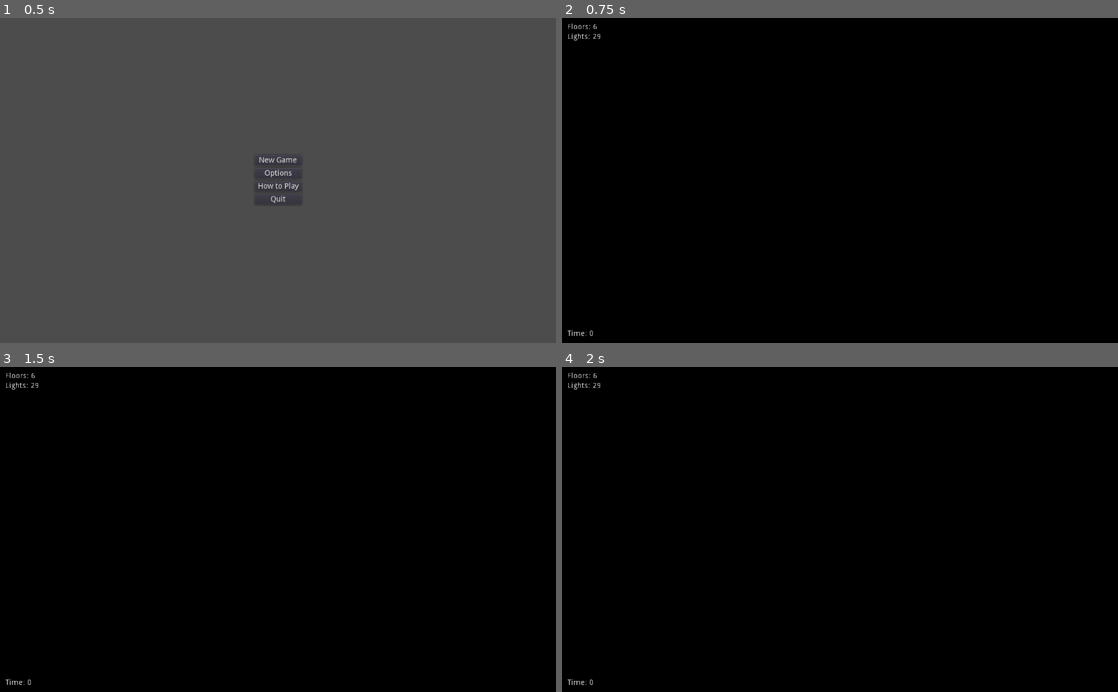
Above: before the commit, frames 1-4 (two rows, left to right).
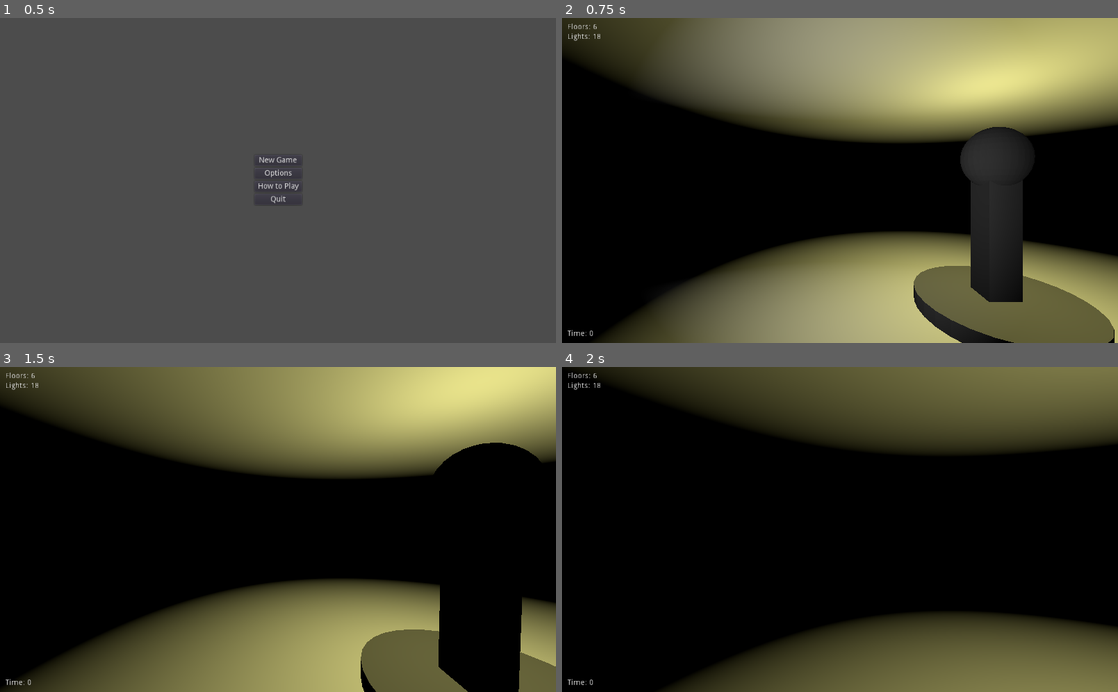
Above: after the commit, the same moments.

Repository: Arc676/Photonic-Salvation
Game: Godot game, scene res://Scenes/Main Menu.tscn
Same seed, same stepped clock (60 frames per second), same inputs: the game is played once before the commit and once after it.
Inputs (mouse positions are in pixels of both pictures, inside the frame that each line leads up to):
- Up to frame 1 (0.5 s): no input
- Up to frame 2 (0.75 s): click "New Game" at 0.5 s
- Up to frame 3 (1.5 s): tap Enter at 1.25 s; move the mouse to (305, 529) at 1.27 s; hold Up (ui_up) from 1.28 s (still down); tap Space (flashlight) at 1.35 s
- Up to frame 4 (2 s): keep holding Up (ui_up)

Frame 1 is identical in both runs. In frame 2, 59% of the frame differs, in the area x 0-100%, y 0-100%; in frame 3, 49%; in frame 4, 34%.

Commit message:
Add random lights and make player faster

Diff:
--- a/Scripts/World.gd
+++ b/Scripts/World.gd
@@ -21,15 +21,29 @@
 	floorCount = rng.randi_range(1, 6)
 	bedFloor = rng.randi_range(1, floorCount)
 
+	rng.randomize()
+
 	lightCounts.clear()
 	totalLights = 0
 
+	var size = Vector3(Settings.maxWidth, 1, Settings.maxLength)
+
 	for i in range(floorCount):
+		var floorHeight = i * FLOOR_HEIGHT
 		var newFloor = floorObj.instance()
-		newFloor.translate(Vector3(0, i * FLOOR_HEIGHT, 0))
+		newFloor.translate(Vector3(0, floorHeight, 0))
+		newFloor.scale = size
 		add_child(newFloor)
 		var lights = rng.randi_range(1, 6)
 		lightCounts.append(lights)
 		totalLights += lights
+		for _j in range(lights):
+			var newLight = lightObj.instance()
+			newLight.translate(Vector3(
+				rng.randi_range(-size.x / 2, size.x / 2),
+				floorHeight,
+				rng.randi_range(-size.z / 2, size.z / 2)
+			))
+			add_child(newLight)
 	floorLbl.text = "Floors: %d" % floorCount
 	lightsLbl.text = "Lights: %d" % totalLights
--- a/Scripts/player.gd
+++ b/Scripts/player.gd
@@ -30,7 +30,7 @@
 		Input.get_action_strength("ui_right") - Input.get_action_strength("ui_left"),
 		0,
 		Input.get_action_strength("ui_down") - Input.get_action_strength("ui_up")
-	).normalized())
+	).normalized() * 5)
 
 	# Gravity.
 	velocity.y -= gravity * delta
